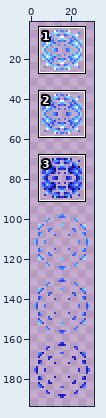
Sprite sheet, stored at Effects/Sprites/IceBlast2.png. The first picture is a wide view before the edit; the outline marks the close-up.
Close-up. Before:
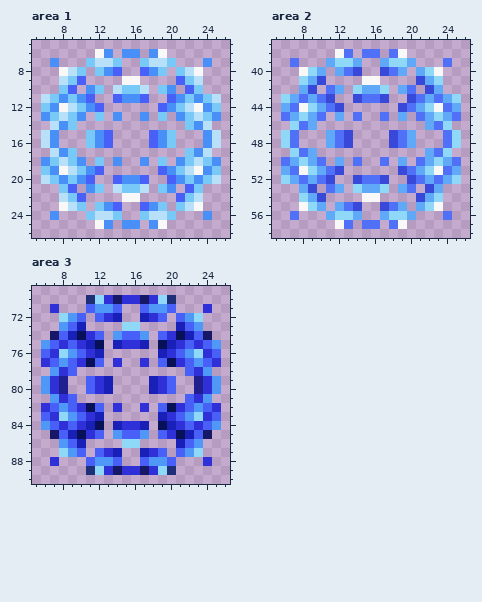
The file is 32x224 pixels. Shown: area 1: x 5..26, y 5..26; area 2: x 5..26, y 37..58; area 3: x 5..26, y 69..90. The wide view leaves out empty margins. The commit also changed other parts of the picture, which this record leaves out.
And afterwards:
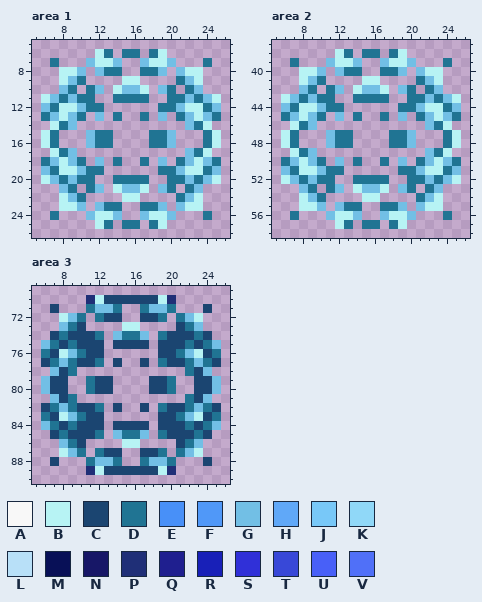
Palette (. is transparent): A #f8f8f8  B #b7f3f4  C #1b4571  D #207493  E #4890f8  F #5098f8  G #72bfe5  H #60a8f8  J #78c8f8  K #90d8f8  L #b8e0f8  M #081057  N #171767  P #1f2f77  Q #1f1f8f  R #1820b8  S #3030d8  T #3848d8  U #4860f8  V #5070f8
Difference:
--- area 1
@@ x 5..26 @@
  5 ......................
- 6 .......AE.EE.EA.......
- 7 ..E...JLLJ..JLLJ...E..
- 8 ...ALJ.JEU..UEJ.JLA...
- 9 ...LJU....AA....UJL...
-10 ...JU.EJ.LJJL.JE.UJ...
-11 .LJEJEU..UEEU..UEJEJL.
-12 .JEALJEU......UEJLAEJ.
-13 .EJLJE.J.E..E.J.EJLJE.
-14 ..LEJ............JEL..
-15 .LE...JEU....UEJ...EL.
-16 .LE...JEU....UEJ...EL.
-17 ..LEJ............JEL..
-18 .EJLJE.J.E..E.J.EJLJE.
-19 .JEALJEU......UEJLAEJ.
-20 .LJEJEU..UEEU..UEJEJL.
-21 ...JU.EJ.LJJL.JE.UJ...
-22 ...LJU....AA....UJL...
-23 ...ALJ.JEU..UEJ.JLA...
-24 ..E...JLLJ..JLLJ...E..
-25 .......AE.EE.EA.......
+ 6 .......BD.DD.DB.......
+ 7 ..D...GBBG..GBBG...D..
+ 8 ...BBG.GDD..DDG.GBB...
+ 9 ...BGD....BB....DGB...
+10 ...GD.DG.BGGB.GD.DG...
+11 .BGDGDD..DDDD..DDGDGB.
+12 .GDBBGDD......DDGBBDG.
+13 .DGBGD.G.D..D.G.DGBGD.
+14 ..BDG............GDB..
+15 .BD...GDD....DDG...DB.
+16 .BD...GDD....DDG...DB.
+17 ..BDG............GDB..
+18 .DGBGD.G.D..D.G.DGBGD.
+19 .GDBBGDD......DDGBBDG.
+20 .BGDGDD..DDDD..DDGDGB.
+21 ...GD.DG.BGGB.GD.DG...
+22 ...BGD....BB....DGB...
+23 ...BBG.GDD..DDG.GBB...
+24 ..D...GBBG..GBBG...D..
+25 .......BD.DD.DB.......
 26 ......................
--- area 2
@@ x 5..26 @@
 37 ......................
-38 .......AV.VV.VA.......
-39 ..V...HKKH..HKKH...V..
-40 ...AKH.HVT..TVH.HKA...
-41 ...KHT....AA....THK...
-42 ...HT.VH.KHHK.HV.TH...
-43 .KHVHVT..TVVT..TVHVHK.
-44 .HVAKHVT......TVHKAVH.
-45 .VHKHV.H.V..V.H.VHKHV.
-46 ..KVH............HVK..
-47 .KV...HVT....TVH...VK.
-48 .KV...HVT....TVH...VK.
-49 ..KVH............HVK..
-50 .VHKHV.H.V..V.H.VHKHV.
-51 .HVAKHVT......TVHKAVH.
-52 .KHVHVT..TVVT..TVHVHK.
-53 ...HT.VH.KHHK.HV.TH...
-54 ...KHT....AA....THK...
-55 ...AKH.HVT..TVH.HKA...
-56 ..V...HKKH..HKKH...V..
-57 .......AV.VV.VA.......
+38 .......BD.DD.DB.......
+39 ..D...GBBG..GBBG...D..
+40 ...BBG.GDD..DDG.GBB...
+41 ...BGD....BB....DGB...
+42 ...GD.DG.BGGB.GD.DG...
+43 .BGDGDD..DDDD..DDGDGB.
+44 .GDBBGDD......DDGBBDG.
+45 .DGBGD.G.D..D.G.DGBGD.
+46 ..BDG............GDB..
+47 .BD...GDD....DDG...DB.
+48 .BD...GDD....DDG...DB.
+49 ..BDG............GDB..
+50 .DGBGD.G.D..D.G.DGBGD.
+51 .GDBBGDD......DDGBBDG.
+52 .BGDGDD..DDDD..DDGDGB.
+53 ...GD.DG.BGGB.GD.DG...
+54 ...BGD....BB....DGB...
+55 ...BBG.GDD..DDG.GBB...
+56 ..D...GBBG..GBBG...D..
+57 .......BD.DD.DB.......
 58 ......................
--- area 3
@@ x 5..26 @@
 69 ......................
-70 ......PKSNSSNSKP......
-71 ..S...UFFU..UFFU...S..
-72 ...KFU.USR..RSU.UFK...
-73 ...FUR....KK....RUF...
-74 ..NURMSU.FUUF.USMRUN..
-75 .FUSUSRM.RSSR.MRSUSUF.
-76 .USKFUSR......RSUFKSU.
-77 .SUFUSMU.S..S.UMSUFUS.
-78 ..FSU............USF..
-79 .FSQ..USR....RSU..QSF.
-80 .FSQ..USR....RSU..QSF.
-81 ..FSU............USF..
-82 .SUFUSMU.S..S.UMSUFUS.
-83 .USKFUSR......RSUFKSU.
-84 .FUSUSRM.RSSR.MRSUSUF.
-85 ..NURMSU.FUUF.USMRUN..
-86 ...FUR....KK....RUF...
-87 ...KFU.USR..RSU.UFK...
-88 ..S...UFFU..UFFU...S..
-89 ......PKSNSSNSKP......
+70 ......PBCCCCCCBP......
+71 ..C...DGGD..DGGD...C..
+72 ...BGD.DCC..CCD.DGB...
+73 ...GDC....BB....CDG...
+74 ..CDCCCD.GDDG.DCCCDC..
+75 .GDCDCCC.CCCC.CCCDCDG.
+76 .DCBGDCC......CCDGBCD.
+77 .CDGDCCD.C..C.DCCDGDC.
+78 ..GCD............DCG..
+79 .GCC..DCC....CCD..CCG.
+80 .GCC..DCC....CCD..CCG.
+81 ..GCD............DCG..
+82 .CDGDCCD.C..C.DCCDGDC.
+83 .DCBGDCC......CCDGBCD.
+84 .GDCDCCC.CCCC.CCCDCDG.
+85 ..CDCCCD.GDDG.DCCCDC..
+86 ...GDC....BB....CDG...
+87 ...BGD.DCC..CCD.DGB...
+88 ..C...DGGD..DGGD...C..
+89 ......PBCCCCCCBP......
 90 ......................
Where, in picture pixels (left, top, right, bottom), the same in both close-ups:
changed: (41, 49, 221, 229)
changed: (281, 49, 461, 229)
changed: (41, 295, 221, 475)
